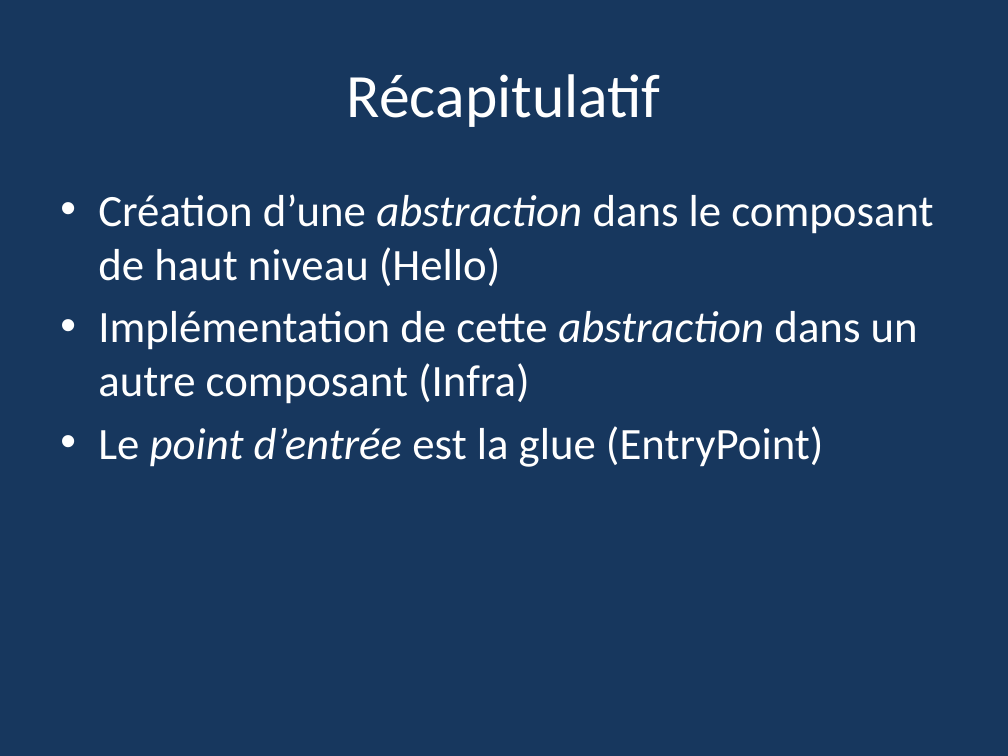
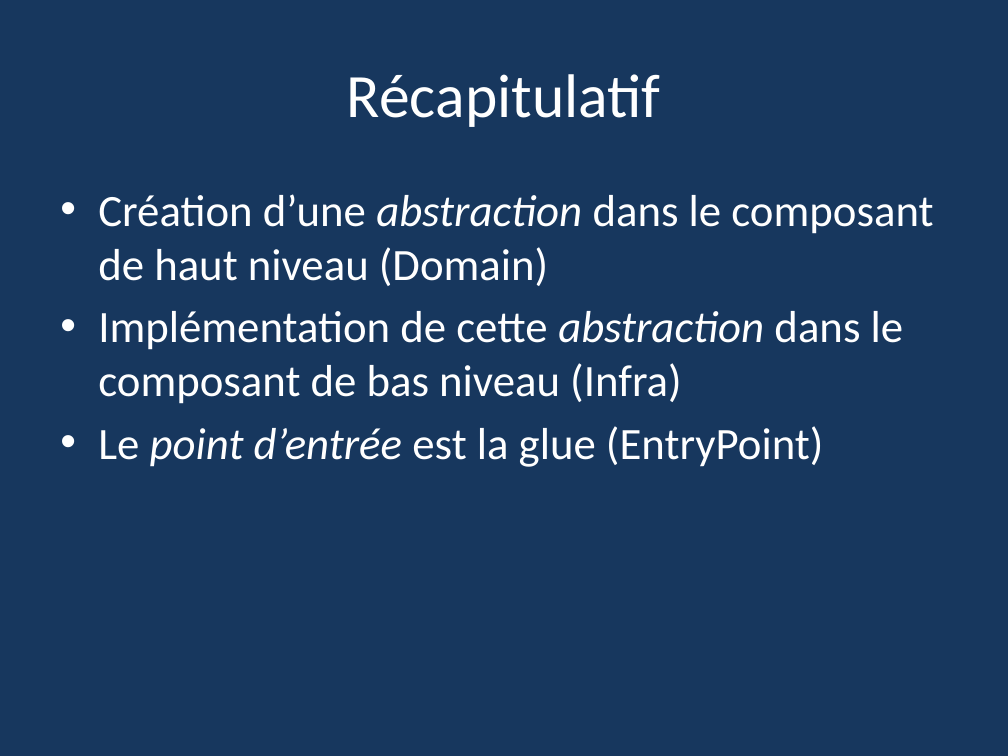
Before and after one commit to Pvlerick/DevDay2017, a slide deck: slide 4 of InjectionDeDépendances.pptx. Drawn at 1008x756 pixels with LibreOffice and Linux fonts; fonts in the diff are those of the drawing. Boxes give left, top, right and bottom in pixels: in the first picture for what was removed or moved away, otherwise in the second. Text is boxed around its words. In the diff, an @@ line names an element or a change of style, - is before the commit and + after.

```diff
--- a/InjectionDeDépendances.pptx
+++ b/InjectionDeDépendances.pptx
@@ text at [98,194,933,404]: text changed @@
-• Création d’une abstraction dans le composant de haut niveau (Hello)
-• Implémentation de cette abstraction dans un autre composant (Infra)
+• Création d’une abstraction dans le composant de haut niveau (Domain)
+• Implémentation de cette abstraction dans le composant de bas niveau (Infra)
```
Also in this commit, not shown: 1 other slide changed, 2 slides added, 24 other files.
